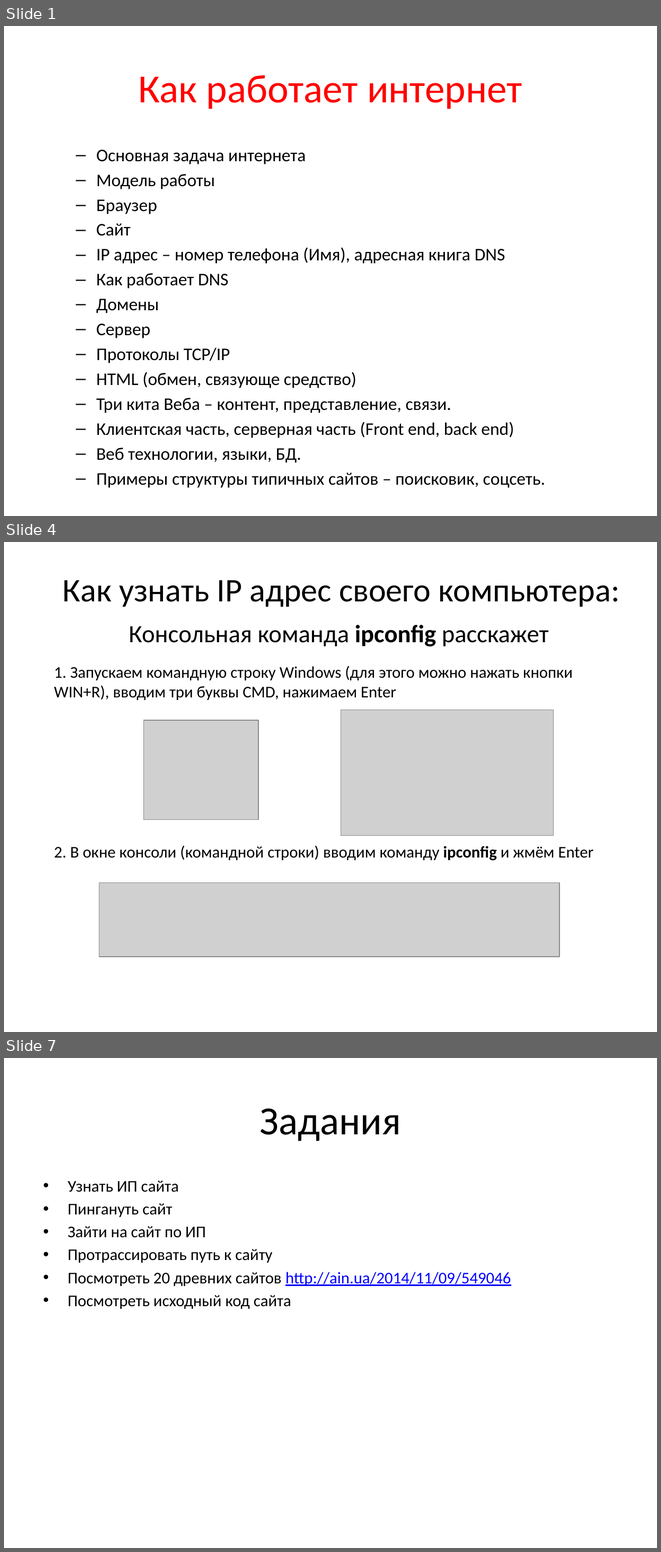
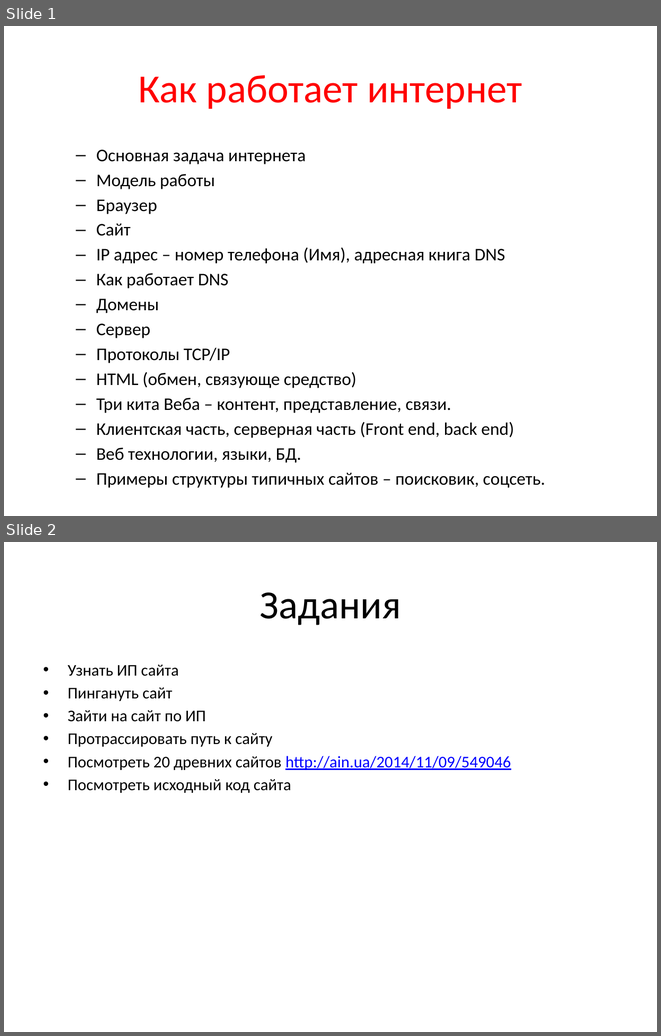
Before and after one commit to trazart/Web-course-01, a slide deck: 0001 - plan - lecture 2 - anton.pptx. Shown one above the other, each under a label of ours: slides 1, 4 and 7 before the commit, slides 1 and 2 after it; the slides between them are not shown. The pictures are 661x1552 and 661x1036 pixels, drawn with LibreOffice and Linux fonts; fonts in the diff are those of the drawing; grey boxes stand for pictures. Boxes give left, top, right and bottom in pixels: in the first picture for what was removed or moved away, otherwise in the second. Text is boxed around its words. In the diff, an @@ line names an element or a change of style, - is before the commit and + after.

```diff
--- a/0001 - plan - lecture 2 - anton.pptx
+++ b/0001 - plan - lecture 2 - anton.pptx
@@ slide 4 removed at <box>4,542,657,1032</box>, background #FFFFFF @@
@@ text removed at <box>63,580,619,607</box> @@
-Как узнать IP адрес своего компьютера:
@@ text removed at <box>129,625,549,646</box> @@
-Консольная команда ipconfig расскажет
@@ text removed at <box>54,665,573,700</box> @@
-1. Запускаем командную строку Windows (для этого можно нажать кнопки WIN+R), вводим три буквы CMD, нажимаем Enter
@@ picture removed at <box>341,710,554,836</box> @@
@@ picture removed at <box>144,720,258,820</box> @@
@@ text removed at <box>54,845,594,861</box> @@
-2. В окне консоли (командной строки) вводим команду ipconfig и жмём Enter
@@ picture removed at <box>99,883,559,956</box> @@
@@ what was slide 7 is now slide 2 @@
```
Also in this commit, not shown: 4 other slides removed.
